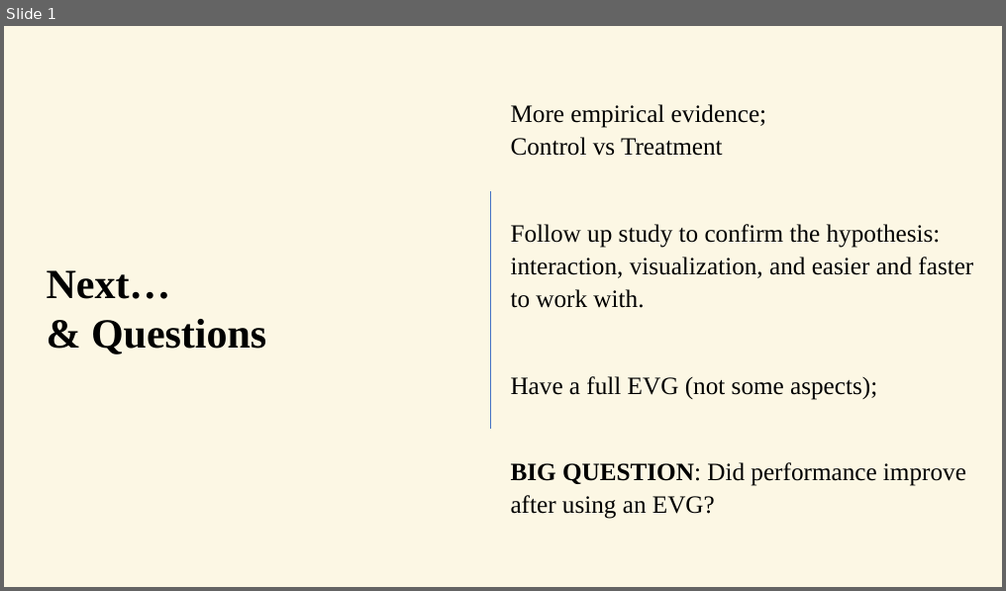
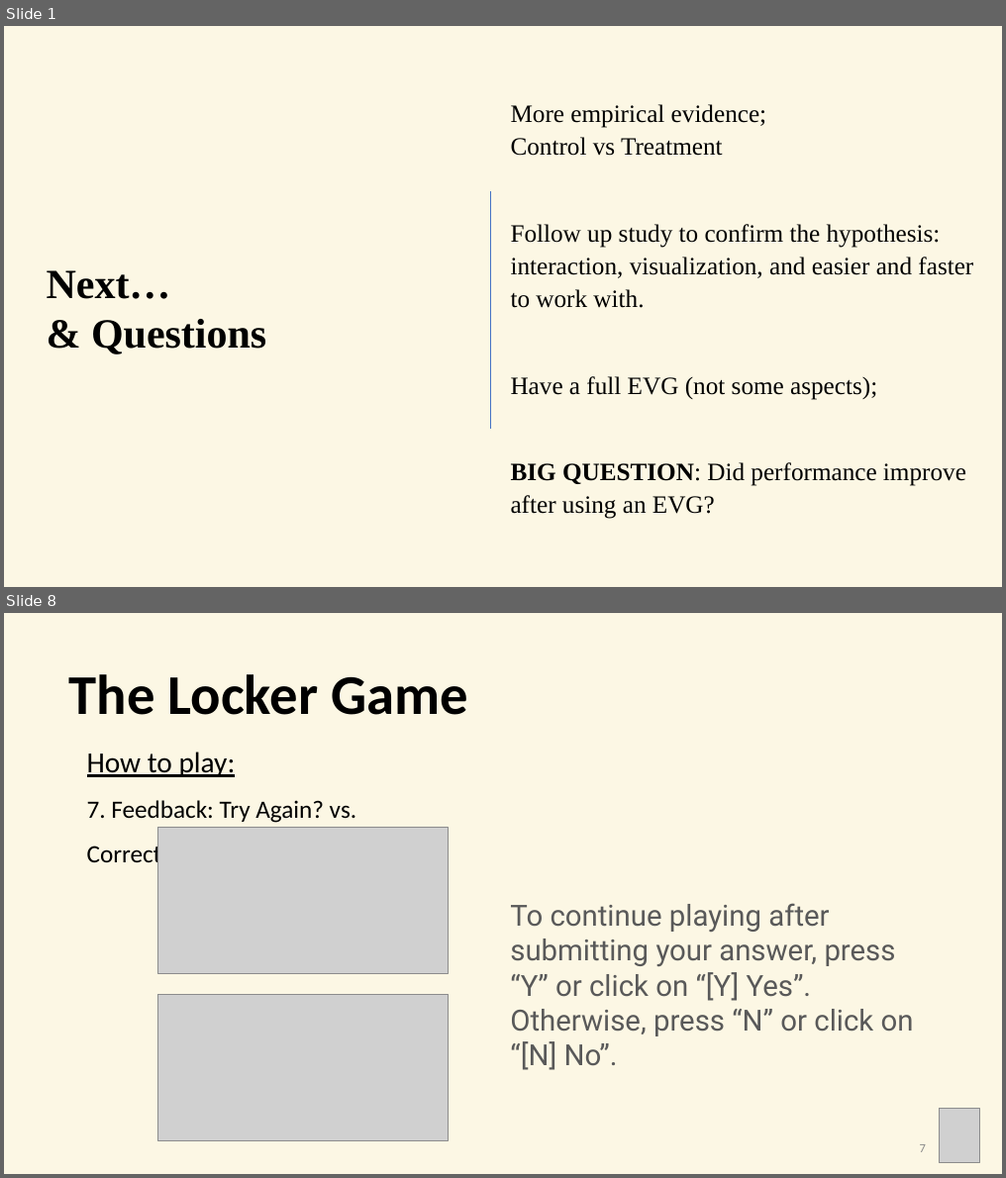
Before and after one commit to ERiRodz/LockerGame_web, a slide deck: _media/TheLockerGame_howToPay.pptx. Shown one above the other, each under a label of ours: slide 1 before the commit, slides 1 and 8 after it; the slides between them are not shown. The pictures are 1006x591 and 1006x1178 pixels, drawn with LibreOffice and Linux fonts; fonts in the diff are those of the drawing; grey boxes stand for pictures; background and template pictures are left out. Boxes give left, top, right and bottom in pixels: in the first picture for what was removed or moved away, otherwise in the second. Text is boxed around its words. In the diff, an @@ line names an element or a change of style, - is before the commit and + after.

```diff
--- a/_media/TheLockerGame_howToPay.pptx
+++ b/_media/TheLockerGame_howToPay.pptx
@@ slide 8 added at [4,613,1002,1174], background #FCF7E4 @@
@@ text added at [69,674,468,715], 54 pt, text #000000, bold @@
+The Locker Game
@@ text added at [87,752,357,869], 24 pt, text #000000 @@
+How to play:
+7. Feedback: Try Again? vs. Correct!
@@ picture added at [158,827,448,974] @@
@@ text added at [510,903,914,1070], 28 pt, text #595959 @@
+To continue playing after submitting your answer, press “Y” or click on “[Y] Yes”.
+Otherwise, press “N” or click on “[N] No”.
@@ picture added at [158,994,448,1142] @@
@@ picture added at [939,1109,979,1163] @@
@@ text added at [920,1145,926,1153], 12 pt, text #8C8C8C @@
+7
```
Also in this commit, not shown: 4 slides changed, 3 other slides added, 1 slide removed, 5 other files.
